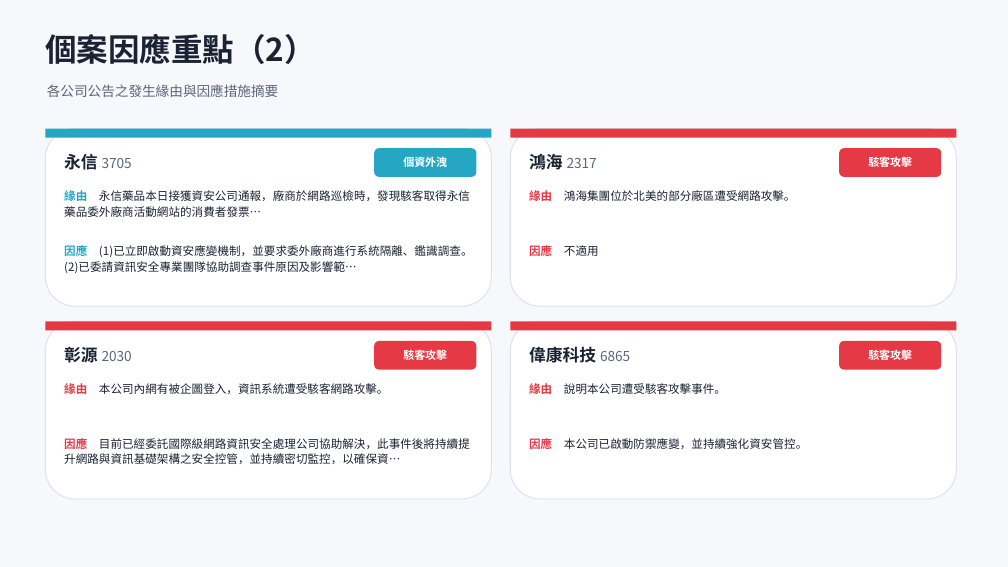
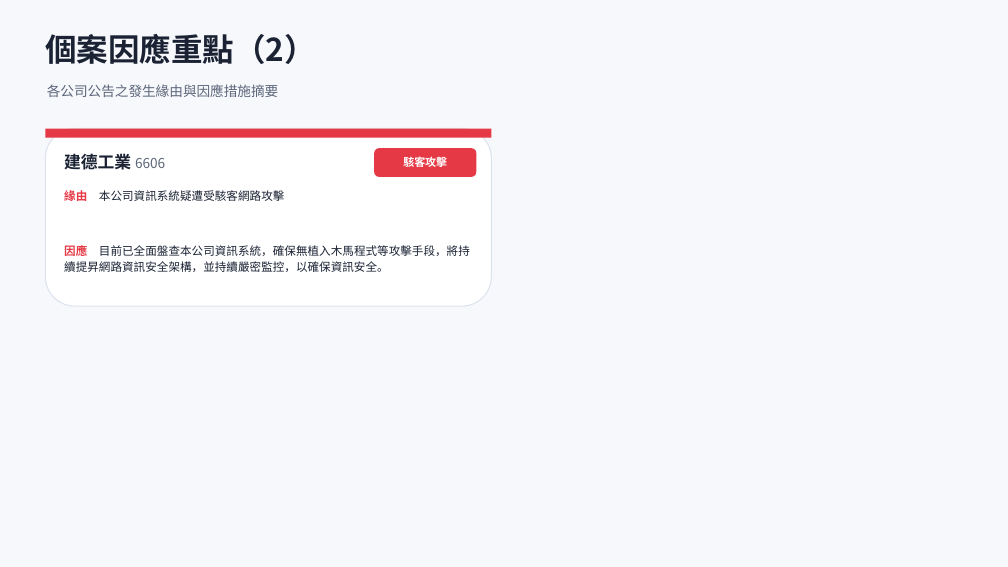
Before and after one commit to Johnnylin77/mops-isec-monitor, a slide deck: slide 7 of 資安事件因應分析.pptx. Drawn at 1008x567 pixels with LibreOffice and Linux fonts; fonts in the diff are those of the drawing. Boxes give left, top, right and bottom in pixels: in the first picture for what was removed or moved away, otherwise in the second. Text is boxed around its words. In the diff, an @@ line names an element or a change of style, - is before the commit and + after.

```diff
--- a/資安事件因應分析.pptx
+++ b/資安事件因應分析.pptx
@@ rectangle at (x1=45, y1=129, x2=492, y2=138): fill #27A6C4 to #E63946 @@
@@ rounded rectangle at (x1=374, y1=148, x2=476, y2=177): fill #27A6C4 to #E63946 @@
@@ rounded rectangle removed at (x1=510, y1=129, x2=957, y2=306) @@
@@ rectangle removed at (x1=510, y1=129, x2=957, y2=138) @@
@@ rounded rectangle removed at (x1=839, y1=148, x2=941, y2=177) @@
@@ text at (x1=64, y1=154, x2=165, y2=170): text changed; size 13 to 16 pt; text colour #5C6679 to #1A2233; bold on @@
-永信 3705
+建德工業 6606
@@ text at (x1=403, y1=155, x2=447, y2=170): text changed @@
-個資外洩
+駭客攻擊
@@ text removed at (x1=529, y1=154, x2=597, y2=170) @@
-鴻海 2317
@@ text removed at (x1=868, y1=155, x2=912, y2=170) @@
-駭客攻擊
@@ text at (x1=64, y1=190, x2=284, y2=201): text changed @@
-緣由 永信藥品本日接獲資安公司通報，廠商於網路巡檢時，發現駭客取得永信藥品委外廠商活動網站的消費者發票…
+緣由 本公司資訊系統疑遭受駭客網路攻擊
@@ text removed at (x1=529, y1=190, x2=796, y2=201) @@
-緣由 鴻海集團位於北美的部分廠區遭受網路攻擊。
@@ text at (x1=64, y1=243, x2=470, y2=272): text changed @@
-因應 (1)已立即啟動資安應變機制，並要求委外廠商進行系統隔離、鑑識調查。(2)已委請資訊安全專業團隊協助調查事件原因及影響範…
+因應 目前已全面盤查本公司資訊系統，確保無植入木馬程式等攻擊手段，將持續提昇網路資訊安全架構，並持續嚴密監控，以確保資訊安全。
@@ text removed at (x1=529, y1=243, x2=599, y2=259) @@
-因應 不適用
@@ rounded rectangle removed at (x1=45, y1=321, x2=492, y2=499) @@
@@ rectangle removed at (x1=45, y1=321, x2=492, y2=330) @@
@@ rounded rectangle removed at (x1=510, y1=321, x2=957, y2=499) @@
@@ rectangle removed at (x1=510, y1=321, x2=957, y2=330) @@
@@ text removed at (x1=64, y1=347, x2=132, y2=363) @@
-彰源 2030
@@ rounded rectangle removed at (x1=374, y1=341, x2=476, y2=370) @@
@@ text removed at (x1=403, y1=348, x2=447, y2=363) @@
-駭客攻擊
@@ text removed at (x1=529, y1=347, x2=630, y2=363) @@
-偉康科技 6865
@@ rounded rectangle removed at (x1=839, y1=341, x2=941, y2=370) @@
@@ text removed at (x1=868, y1=348, x2=912, y2=363) @@
-駭客攻擊
@@ text removed at (x1=64, y1=383, x2=388, y2=394) @@
-緣由 本公司內網有被企圖登入，資訊系統遭受駭客網路攻擊。
@@ text removed at (x1=529, y1=383, x2=726, y2=394) @@
-緣由 說明本公司遭受駭客攻擊事件。
@@ text removed at (x1=64, y1=436, x2=470, y2=464) @@
-因應 目前已經委託國際級網路資訊安全處理公司協助解決，此事件後將持續提升網路與資訊基礎架構之安全控管，並持續密切監控，以確保資…
@@ text removed at (x1=529, y1=436, x2=807, y2=452) @@
-因應 本公司已啟動防禦應變，並持續強化資安管控。
```
Also in this commit, not shown: 5 other slides changed, 2 other files.
